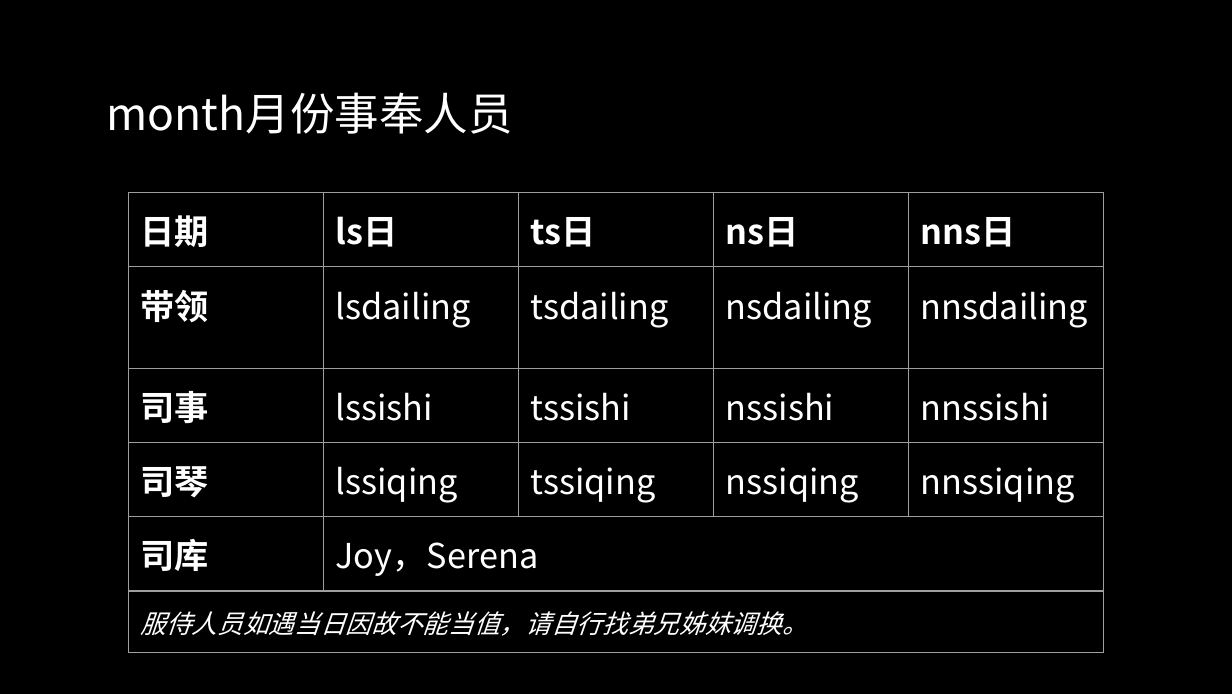
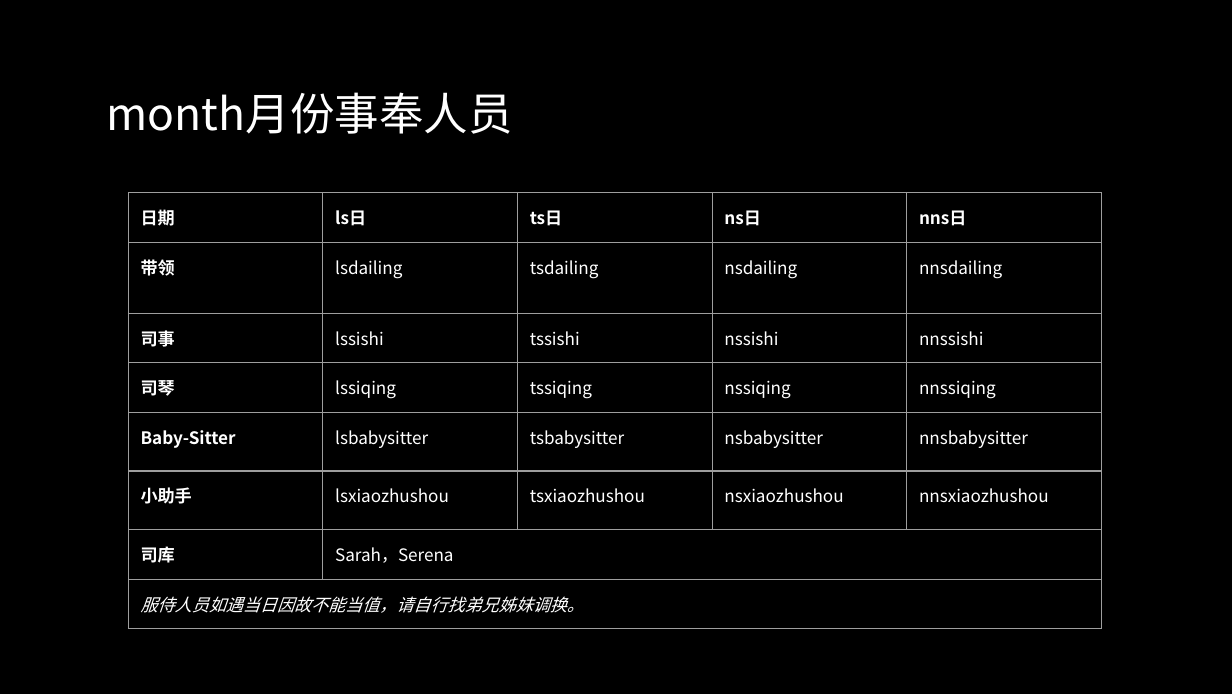
Before and after one commit to lengerrong/sundayapp, a slide deck: slide 11 of templates/worship.pptx. Drawn at 1232x694 pixels with LibreOffice and Linux fonts; fonts in the diff are those of the drawing. Boxes give left, top, right and bottom in pixels: in the first picture for what was removed or moved away, otherwise in the second. Text is boxed around its words. In the diff, an @@ line names an element or a change of style, - is before the commit and + after.

Commit message:
add baby-sitter and xiaozhushou generator

```diff
--- a/templates/worship.pptx
+++ b/templates/worship.pptx
@@ table at (128, 192, 1101, 625) @@
-row 5: 司库 | Joy，Serena |  |  | 
+row 5: Baby-Sitter | lsbabysitter | tsbabysitter | nsbabysitter | nnsbabysitter
+row 6: 小助手 | lsxiaozhushou | tsxiaozhushou | nsxiaozhushou | nnsxiaozhushou
+row 7: 司库 | Sarah，Serena |  |  | 
```
Also in this commit, not shown: 2 other files.
